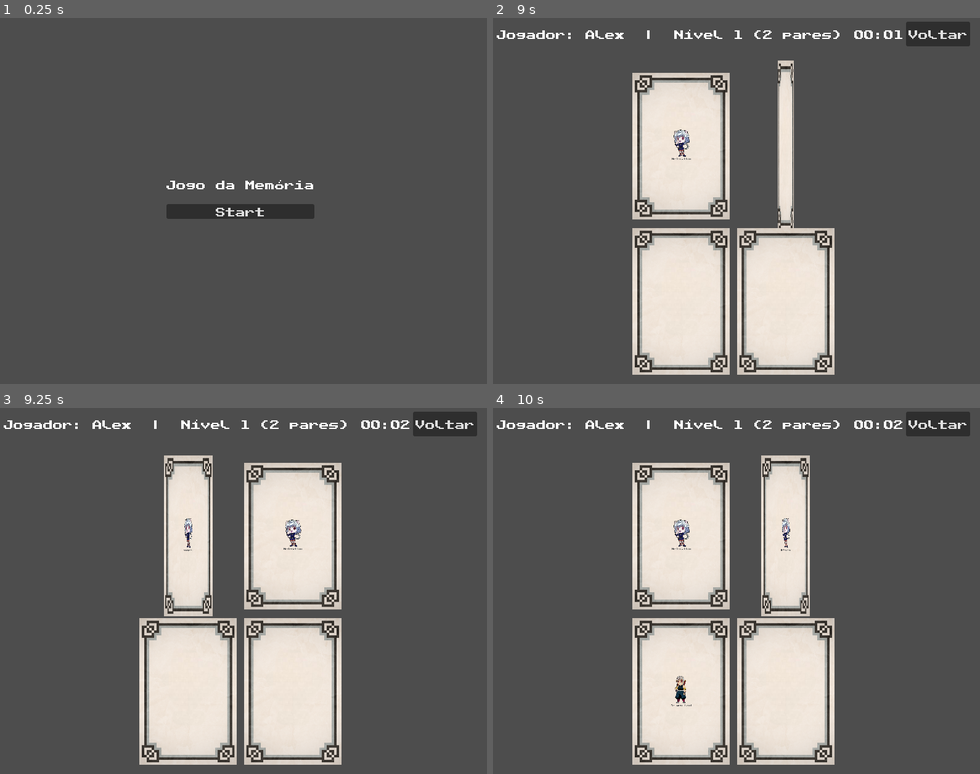
Above: before the commit, frames 1-4 (two rows, left to right).
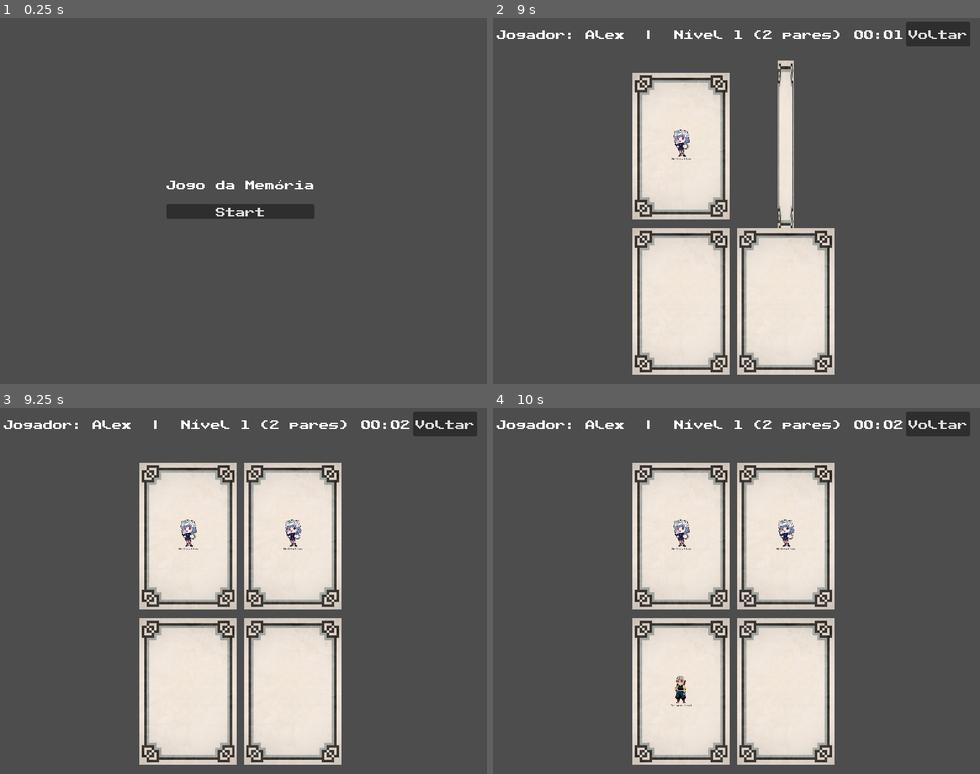
Above: after the commit, the same moments.

Repository: yaraalmeidaz/memory-game
Game: Godot game, scene res://scenes/StartScreen.tscn
The game is run twice, just before and just after one commit, with the same random seed, the same clock (stepped at 60 frames per second) and the same inputs.
Inputs (mouse positions are in pixels of both pictures, inside the frame that each line leads up to):
- Up to frame 1 (0.25 s): no input
- Up to frame 2 (9 s): click "Start" at 0.5 s; click (804, 197) at 1.27 s; type "Alex" at 1.35 s; click "Iniciar" at 2 s; click "Nível 1 — 2 pares" at 2.75 s; click "Voltar" at 3.5 s; click "Nível 1 — 2 pares" at 4.25 s; click "Voltar" at 5 s; click "Nível 1 — 2 pares" at 5.75 s; click "Voltar" at 6.5 s; tap Enter at 7.25, 8.75 s; move the mouse to (843, 179) at 7.27 s; click (843, 179) at 7.42 s; tap Space at 8 s; move the mouse to (682, 146) at 8.02 s; click (682, 146) at 8.17 s; move the mouse to (785, 146) at 8.77 s; click (785, 146) at 8.92 s
- Up to frame 3 (9.25 s): no input
- Up to frame 4 (10 s): move the mouse to (682, 689) at 9.52 s; click (682, 689) at 9.67 s

Frames 1-2 are identical in both runs. In frame 3, 5.3% of the frame differs, in the area x 28-49%, y 12-57%; in frame 4, 5.3%.

Commit message:
Impede flip-up em loop

Diff:
--- a/memory-game/scenes/Card.tscn
+++ b/memory-game/scenes/Card.tscn
@@ -58,7 +58,7 @@
 [sub_resource type="Animation" id="Animation_flip_up"]
 resource_name = "flip-up"
 length = 0.6
-loop_mode = 2
+loop_mode = 0
 tracks/0/type = "value"
 tracks/0/enabled = true
 tracks/0/path = NodePath("CardBack:scale")
